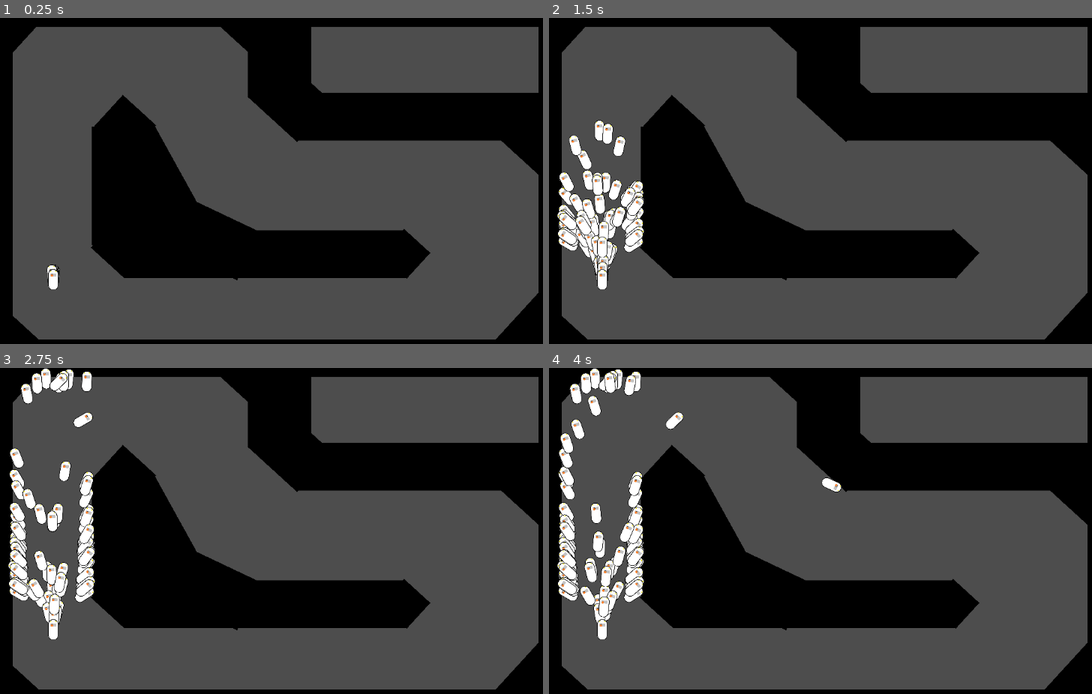
Above: before the commit, frames 1-4 (two rows, left to right).
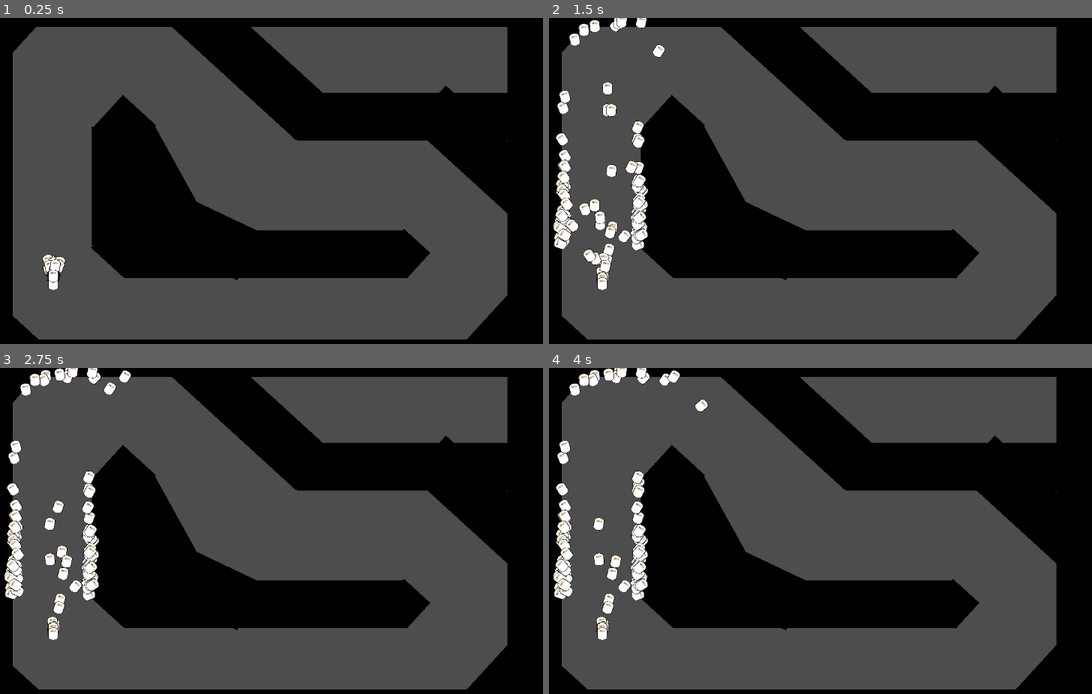
Above: after the commit, the same moments.

Repository: Eliyaan/IA_Voitures_GeneticAlgorithm
Game: Godot game, scene res://scene/main.tscn
The game is run twice, just before and just after one commit, with the same random seed, the same clock (stepped at 60 frames per second) and the same inputs.
Inputs:
- Up to frame 1 (0.25 s): no input
- Up to frame 2 (1.5 s): no input
- Up to frame 3 (2.75 s): no input
- Up to frame 4 (4 s): no input

The runs differ from the first frame. In frame 1, 8.5% of the frame differs, in the area x 7-100%, y 2-99%; in frame 2, 13%; in frame 3, 13%; in frame 4, 13%, in the area x 0-100%, y 0-99%.

Commit message:
proto fini

Diff:
--- a/codes/main.gd
+++ b/codes/main.gd
@@ -1,9 +1,10 @@
 extends Node2D
 @export var voitures : PackedScene
 var steps = 0
-var nb_voitures = 210
+var nb_voitures = 200
+var div = 10
 var running = false
-var muta = 0.05
+var muta = 0.5
 
 # Called when the node enters the scene tree for the first time.
 func _ready():
@@ -19,13 +20,13 @@
 	if steps > 600:
 		var sorted_array = $Voitures.get_children()
 		sorted_array.sort_custom(custom_sort)
-		for node in sorted_array.slice(70, 210):
-			node.free()
-		sorted_array.resize(70)
+		for i in range($Voitures.get_child_count()-1, nb_voitures/div-1, -1):
+			sorted_array[i].free()
+		sorted_array.resize(nb_voitures/div)
 		for voiture in sorted_array:
 			voiture.position = Vector2(-400, 200)
 			voiture.rotation_degrees = 0
-			for _f in range(2):
+			for _f in range(div):
 				var car = voitures.instantiate()
 				car.position.x = -400
 				car.position.y = 200
--- a/codes/voiture.gd
+++ b/codes/voiture.gd
@@ -84,7 +84,7 @@
 		var ray = $Controler/Rays.get_child(i)
 		ray.force_raycast_update()
 		if ray.is_colliding():
-			nn_array.append(2000 - ray.global_transform.origin.distance_to($Controler/Rays.get_child(i).get_collision_point()))
+			nn_array.append(300 - ray.global_transform.origin.distance_to($Controler/Rays.get_child(i).get_collision_point()))
 		else:
 			nn_array.append(0)
 	return nn_array
@@ -94,11 +94,13 @@
 		var nn_array = raycast()
 		nn_array.append(deplac.y)
 		var result = think(nn_array)
-		deplac.y -= result[0]*2 - 1
+		deplac.y -= (result[0]*2 - 1)/2
 		if deplac.y > 0:
 			deplac.y = 0
-		rotation_degrees += (result[1]*2 - 1) * deplac.y * 0.08  # le 0.1 c'est un facteur changeable selon si on veut qu'elle tourne plus vite ou pas
-		position += deplac.rotated(rotation)/10  # le 10 est à quel point la voiture va être ralentie, facteur changeable
+		elif deplac.y < -12:
+			deplac.y = -12
+		rotation_degrees += (result[1]*2 - 1) * deplac.y * 0.8  # le 0.8 c'est un facteur changeable selon si on veut qu'elle tourne plus vite ou pas
+		position += deplac.rotated(rotation)
 
 func think(inputs):
 	return fprop(inputs)
--- a/scene/main.tscn
+++ b/scene/main.tscn
@@ -20,7 +20,7 @@
 scale = Vector2(5.16179, 54.1487)
 
 [node name="Wall4" parent="Terrain" instance=ExtResource("3_x67t4")]
-position = Vector2(585, -4.99999)
+position = Vector2(525, -30)
 scale = Vector2(5.16179, 54.1487)
 
 [node name="Wall2" parent="Terrain" instance=ExtResource("3_x67t4")]
@@ -43,10 +43,6 @@
 position = Vector2(-265, -1)
 scale = Vector2(-6.13346, 11.3519)
 
-[node name="Wall7" parent="Terrain" instance=ExtResource("3_x67t4")]
-position = Vector2(35, -257)
-scale = Vector2(-6.13346, 8.63189)
-
 [node name="Wall9" parent="Terrain" instance=ExtResource("3_x67t4")]
 position = Vector2(-127, 86)
 rotation = 0.442615
@@ -58,19 +54,19 @@
 scale = Vector2(11.3353, -5.16153)
 
 [node name="Wall10" parent="Terrain" instance=ExtResource("3_x67t4")]
-position = Vector2(56, -166)
+position = Vector2(-19, -236)
 rotation = 0.740528
-scale = Vector2(6.37092, -5.10674)
+scale = Vector2(16.2372, -5.10674)
 
 [node name="Wall12" parent="Terrain" instance=ExtResource("3_x67t4")]
-position = Vector2(532, -92)
+position = Vector2(465, -24)
 rotation = 0.740528
-scale = Vector2(6.37092, -5.10674)
+scale = Vector2(19.6202, -5.10674)
 
 [node name="Wall13" parent="Terrain" instance=ExtResource("3_x67t4")]
-position = Vector2(534, 298)
+position = Vector2(515, 258)
 rotation = 0.740528
-scale = Vector2(6.37092, -6.65954)
+scale = Vector2(6.37092, -13.5362)
 
 [node name="Wall14" parent="Terrain" instance=ExtResource("3_x67t4")]
 position = Vector2(-517, -309)
@@ -79,11 +75,6 @@
 
 [node name="Wall15" parent="Terrain" instance=ExtResource("3_x67t4")]
 position = Vector2(-493, 326)
-rotation = 0.740528
-scale = Vector2(6.37092, -6.65954)
-
-[node name="Wall16" parent="Terrain" instance=ExtResource("3_x67t4")]
-position = Vector2(-13, -337)
 rotation = 0.740528
 scale = Vector2(6.37092, -6.65954)
 
@@ -105,50 +96,99 @@
 [node name="Points" type="Node2D" parent="."]
 
 [node name="PointCheckpoint" parent="Points" instance=ExtResource("4_3d8sx")]
-position = Vector2(-403, -0.999999)
+position = Vector2(-402, -25)
+scale = Vector2(7.06589, 4.97959)
+
+[node name="PointCheckpoint10" parent="Points" instance=ExtResource("4_3d8sx")]
+position = Vector2(-404, -116)
 scale = Vector2(7.06589, 4.97959)
 
 [node name="PointCheckpoint1" parent="Points" instance=ExtResource("4_3d8sx")]
-position = Vector2(-388, -186)
-rotation = 0.55669
+position = Vector2(-382, -207)
+rotation = 0.594134
+scale = Vector2(8.58642, 6.05117)
+
+[node name="PointCheckpoint11" parent="Points" instance=ExtResource("4_3d8sx")]
+position = Vector2(-254, -241)
+rotation = 1.46283
 scale = Vector2(8.58642, 6.05117)
 
 [node name="PointCheckpoint2" parent="Points" instance=ExtResource("4_3d8sx")]
-position = Vector2(-158, -197)
-rotation = 2.23327
+position = Vector2(-148, -189)
+rotation = 2.23647
+scale = Vector2(-8.58642, -6.05117)
+
+[node name="PointCheckpoint12" parent="Points" instance=ExtResource("4_3d8sx")]
+position = Vector2(-76, -85)
+rotation = 2.41166
 scale = Vector2(-8.58642, -6.05117)
 
 [node name="PointCheckpoint3" parent="Points" instance=ExtResource("4_3d8sx")]
-position = Vector2(-37, -55)
-rotation = 2.23327
+position = Vector2(-2, -17)
+rotation = 2.05283
 scale = Vector2(-8.58642, -6.05117)
 
 [node name="PointCheckpoint4" parent="Points" instance=ExtResource("4_3d8sx")]
-position = Vector2(162, 3)
+position = Vector2(106, -3)
+rotation = 1.60516
+scale = Vector2(-8.58642, -6.05117)
+
+[node name="PointCheckpoint13" parent="Points" instance=ExtResource("4_3d8sx")]
+position = Vector2(220, -1)
 rotation = 1.60516
 scale = Vector2(-8.58642, -6.05117)
 
 [node name="PointCheckpoint5" parent="Points" instance=ExtResource("4_3d8sx")]
-position = Vector2(394, 33)
-rotation = 2.34962
+position = Vector2(336, 16)
+rotation = 2.00621
+scale = Vector2(-10.9034, -6.05117)
+
+[node name="PointCheckpoint14" parent="Points" instance=ExtResource("4_3d8sx")]
+position = Vector2(416, 96)
+rotation = 2.51067
+scale = Vector2(-10.9034, -6.05117)
+
+[node name="PointCheckpoint15" parent="Points" instance=ExtResource("4_3d8sx")]
+position = Vector2(386, 213)
+rotation = 3.55416
 scale = Vector2(-10.9034, -6.05117)
 
 [node name="PointCheckpoint6" parent="Points" instance=ExtResource("4_3d8sx")]
-position = Vector2(314, 247)
-rotation = 0.975582
+position = Vector2(255, 250)
+rotation = 1.37998
+scale = Vector2(-8.58642, -6.05117)
+
+[node name="PointCheckpoint16" parent="Points" instance=ExtResource("4_3d8sx")]
+position = Vector2(139, 247)
+rotation = 1.37998
 scale = Vector2(-8.58642, -6.05117)
 
 [node name="PointCheckpoint7" parent="Points" instance=ExtResource("4_3d8sx")]
-position = Vector2(59, 256)
+position = Vector2(34, 245)
+rotation = 1.56013
+scale = Vector2(-8.58642, -6.05117)
+
+[node name="PointCheckpoint17" parent="Points" instance=ExtResource("4_3d8sx")]
+position = Vector2(-75, 240)
 rotation = 1.56013
 scale = Vector2(-8.58642, -6.05117)
 
 [node name="PointCheckpoint8" parent="Points" instance=ExtResource("4_3d8sx")]
-position = Vector2(-178, 237)
+position = Vector2(-200, 239)
 rotation = 1.56013
 scale = Vector2(-8.58642, -6.05117)
 
+[node name="PointCheckpoint18" parent="Points" instance=ExtResource("4_3d8sx")]
+position = Vector2(-303, 234)
+rotation = 1.92368
+scale = Vector2(-8.58642, -6.05117)
+
 [node name="PointCheckpoint9" parent="Points" instance=ExtResource("4_3d8sx")]
-position = Vector2(-389, 201)
-rotation = 2.48359
+position = Vector2(-390, 189)
+rotation = 2.64947
 scale = Vector2(-8.58642, -6.05117)
+
+[node name="PointCheckpoint19" parent="Points" instance=ExtResource("4_3d8sx")]
+position = Vector2(-400, 87)
+rotation = 2.89434
+scale = Vector2(-8.58642, -6.05117)
--- a/scene/voiture.tscn
+++ b/scene/voiture.tscn
@@ -9,91 +9,94 @@
 height = 29.4962
 
 [node name="Voiture" type="Node2D"]
-scale = Vector2(0.1, 0.1)
 script = ExtResource("1_ct8nj")
 
 [node name="Controler" type="Node2D" parent="."]
 metadata/_edit_lock_ = true
 
-[node name="Voiture" type="Sprite2D" parent="Controler"]
+[node name="Car" type="Node2D" parent="Controler"]
+scale = Vector2(0.1, 0.0599994)
+
+[node name="Voiture" type="Sprite2D" parent="Controler/Car"]
 position = Vector2(0, -200)
 texture = ExtResource("2_rnmf6")
 metadata/_edit_lock_ = true
 
-[node name="Roue_AvG" type="Sprite2D" parent="Controler"]
+[node name="Roue_AvG" type="Sprite2D" parent="Controler/Car"]
 visible = false
 position = Vector2(-70, -310)
 texture = ExtResource("3_gmdyq")
 metadata/_edit_lock_ = true
 
-[node name="Roue_AvD" type="Sprite2D" parent="Controler"]
+[node name="Roue_AvD" type="Sprite2D" parent="Controler/Car"]
 visible = false
 position = Vector2(70, -310)
 texture = ExtResource("3_gmdyq")
 metadata/_edit_lock_ = true
 
-[node name="Roue_ArG" type="Sprite2D" parent="Controler"]
+[node name="Roue_ArG" type="Sprite2D" parent="Controler/Car"]
 visible = false
 position = Vector2(-70, -90)
 texture = ExtResource("3_gmdyq")
 metadata/_edit_lock_ = true
 
-[node name="Roue_ArD" type="Sprite2D" parent="Controler"]
+[node name="Roue_ArD" type="Sprite2D" parent="Controler/Car"]
 visible = false
 position = Vector2(70, -90)
 texture = ExtResource("3_gmdyq")
 metadata/_edit_lock_ = true
 
-[node name="Rays" type="Node2D" parent="Controler"]
-scale = Vector2(10, 10)
+[node name="Area2D" type="Area2D" parent="Controler/Car"]
 
-[node name="RayFront" type="RayCast2D" parent="Controler/Rays"]
-position = Vector2(0, -40)
-scale = Vector2(0.1, 0.1)
-target_position = Vector2(0, -2000)
-
-[node name="RayLeft30" type="RayCast2D" parent="Controler/Rays"]
-position = Vector2(-5, -38)
-rotation = -0.523599
-scale = Vector2(0.1, 0.1)
-target_position = Vector2(0, -2000)
-
-[node name="RayLeft60" type="RayCast2D" parent="Controler/Rays"]
-position = Vector2(-9, -34)
-rotation = -1.0472
-scale = Vector2(0.1, 0.1)
-target_position = Vector2(0, -2000)
-
-[node name="RayLeft90" type="RayCast2D" parent="Controler/Rays"]
-position = Vector2(-10, -29)
-rotation = -1.5708
-scale = Vector2(0.1, 0.1)
-target_position = Vector2(0, -2000)
-
-[node name="RayRight30" type="RayCast2D" parent="Controler/Rays"]
-position = Vector2(5, -38)
-rotation = 0.523599
-scale = Vector2(0.1, 0.1)
-target_position = Vector2(0, -2000)
-
-[node name="RayRight60" type="RayCast2D" parent="Controler/Rays"]
-position = Vector2(9, -34)
-rotation = 1.0472
-scale = Vector2(0.1, 0.1)
-target_position = Vector2(0, -2000)
-
-[node name="RayRight90" type="RayCast2D" parent="Controler/Rays"]
-position = Vector2(10, -29)
-rotation = 1.5708
-scale = Vector2(0.1, 0.1)
-target_position = Vector2(0, -2000)
-
-[node name="Area2D" type="Area2D" parent="Controler"]
-
-[node name="CollisionShape2D" type="CollisionShape2D" parent="Controler/Area2D"]
+[node name="CollisionShape2D" type="CollisionShape2D" parent="Controler/Car/Area2D"]
 position = Vector2(0, -200)
 scale = Vector2(9.90565, 12.883)
 shape = SubResource("CapsuleShape2D_qrht6")
 
-[connection signal="area_entered" from="Controler/Area2D" to="." method="_on_area_2d_area_entered"]
-[connection signal="body_entered" from="Controler/Area2D" to="." method="_on_area_2d_body_entered"]
+[node name="Rays" type="Node2D" parent="Controler"]
+position = Vector2(0, 13)
+scale = Vector2(10, 10)
+
+[node name="RayFront" type="RayCast2D" parent="Controler/Rays"]
+position = Vector2(0, -3.7)
+scale = Vector2(0.1, 0.1)
+target_position = Vector2(0, -300)
+
+[node name="RayLeft30" type="RayCast2D" parent="Controler/Rays"]
+position = Vector2(-0.6, -3.6)
+rotation = -0.523599
+scale = Vector2(0.1, 0.1)
+target_position = Vector2(0, -300)
+
+[node name="RayLeft60" type="RayCast2D" parent="Controler/Rays"]
+position = Vector2(-0.899998, -3.2)
+rotation = -1.0472
+scale = Vector2(0.1, 0.1)
+target_position = Vector2(0, -300)
+
+[node name="RayLeft90" type="RayCast2D" parent="Controler/Rays"]
+position = Vector2(-1, -2.7)
+rotation = -1.5708
+scale = Vector2(0.1, 0.1)
+target_position = Vector2(0, -300)
+
+[node name="RayRight30" type="RayCast2D" parent="Controler/Rays"]
+position = Vector2(0.6, -3.6)
+rotation = 0.523599
+scale = Vector2(0.1, 0.1)
+target_position = Vector2(0, -300)
+
+[node name="RayRight60" type="RayCast2D" parent="Controler/Rays"]
+position = Vector2(0.9, -3.2)
+rotation = 1.0472
+scale = Vector2(0.1, 0.1)
+target_position = Vector2(0, -300)
+
+[node name="RayRight90" type="RayCast2D" parent="Controler/Rays"]
+position = Vector2(1, -2.7)
+rotation = 1.5708
+scale = Vector2(0.1, 0.1)
+target_position = Vector2(0, -300)
+
+[connection signal="area_entered" from="Controler/Car/Area2D" to="." method="_on_area_2d_area_entered"]
+[connection signal="body_entered" from="Controler/Car/Area2D" to="." method="_on_area_2d_body_entered"]
